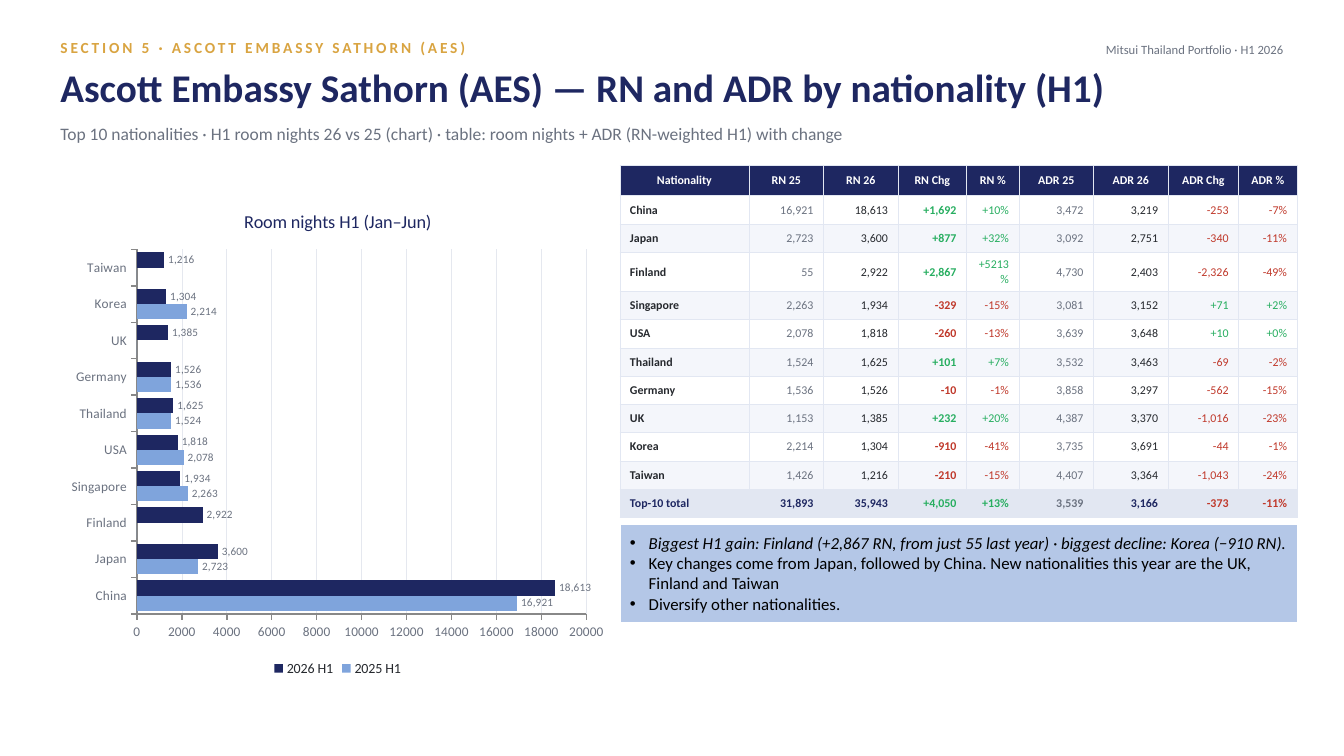
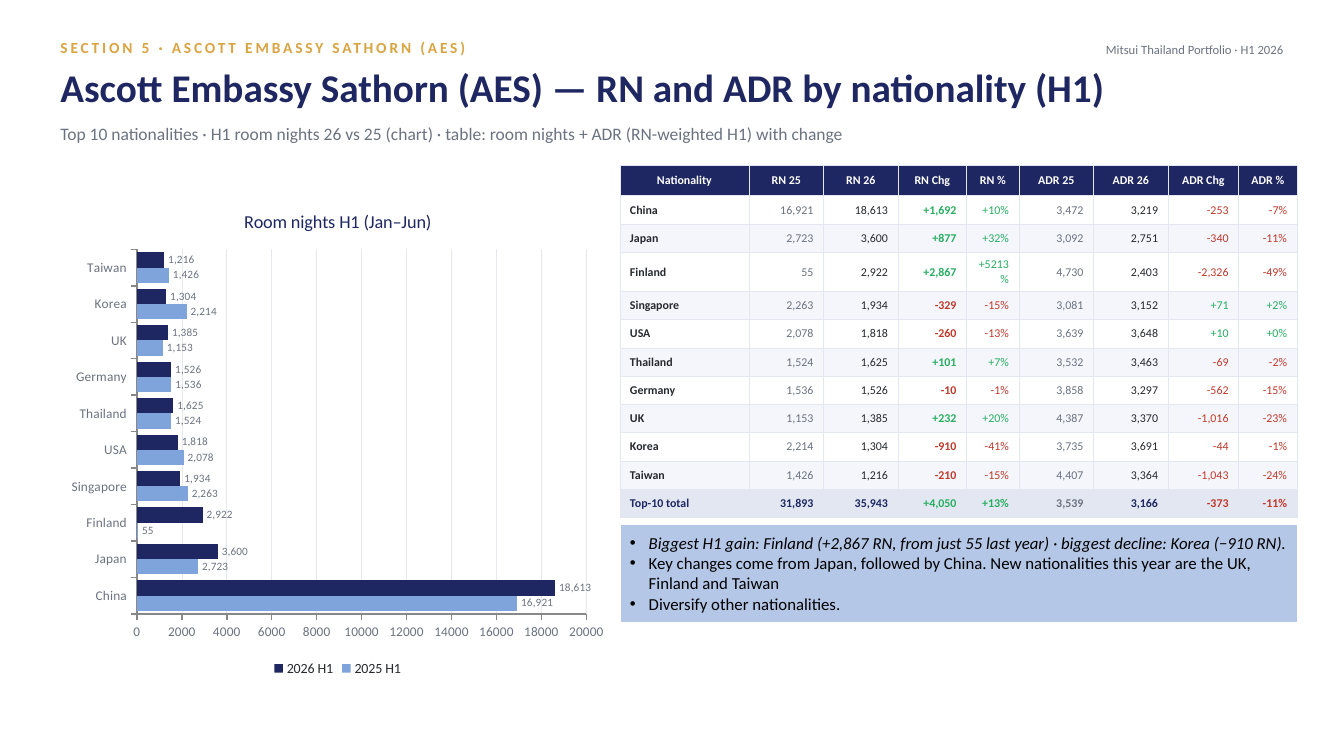
Before and after one commit to Chavin2543/mae-workspace, a slide deck: slide 22 of output/Portfolio_Performance_Report_H1-2026.pptx. Drawn at 1344x756 pixels with LibreOffice and Linux fonts; fonts in the diff are those of the drawing. Boxes give left, top, right and bottom in pixels: in the first picture for what was removed or moved away, otherwise in the second. Text is boxed around its words. In the diff, an @@ line names an element or a change of style, - is before the commit and + after.

```diff
--- a/output/Portfolio_Performance_Report_H1-2026.pptx
+++ b/output/Portfolio_Performance_Report_H1-2026.pptx
@@ bar chart at box(60, 192, 615, 681) @@
@@ 2025 H1, Finland: 0 to 55 @@
@@ 2025 H1, UK: 0 to 1153 @@
@@ 2025 H1, Taiwan: 0 to 1426 @@
```
